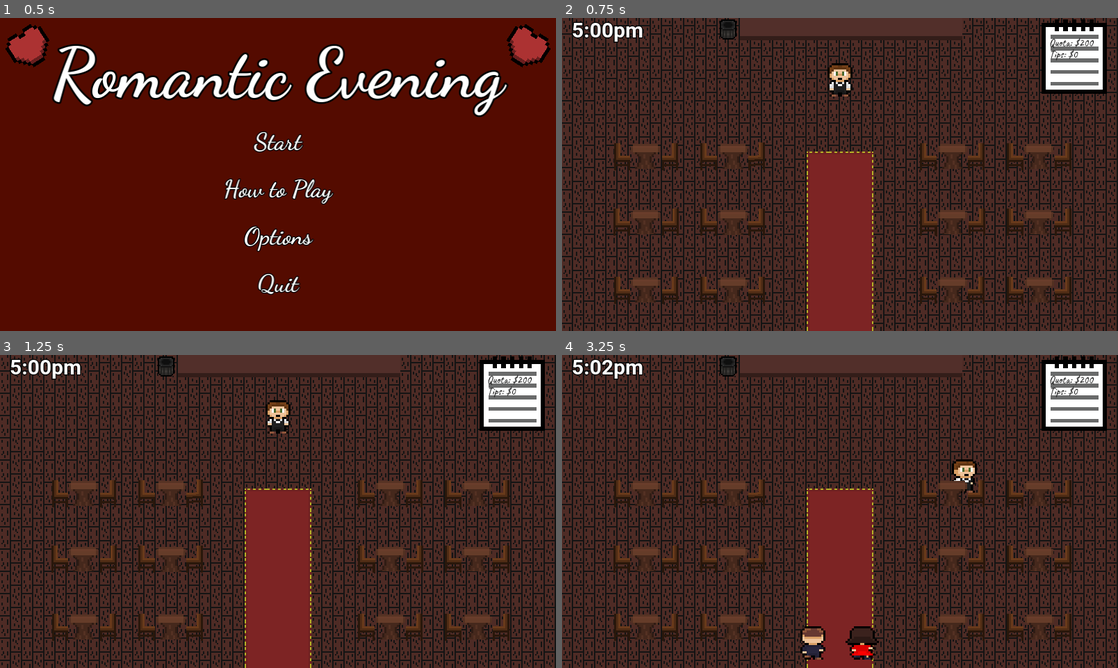
Above: before the commit, frames 1-4 (two rows, left to right).
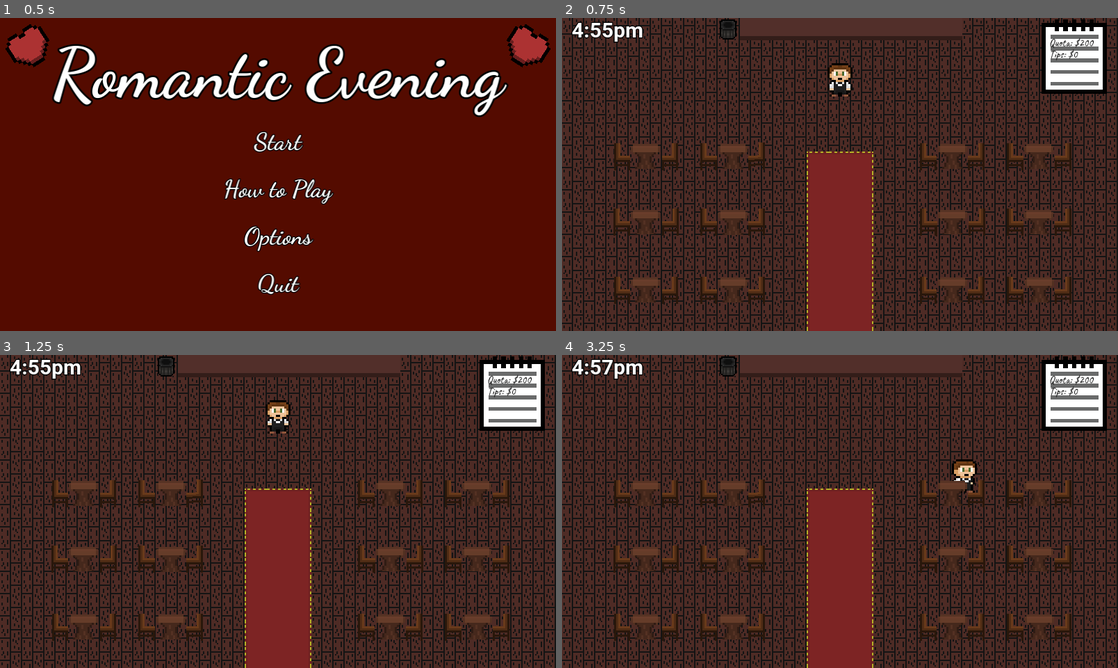
Above: after the commit, the same moments.

Repository: samw-26/Romantic-Evening
Game: Godot game, scene res://Assets/Scenes/title_screen.tscn
Same seed, same stepped clock (60 frames per second), same inputs: the game is played once before the commit and once after it.
Inputs:
- Up to frame 1 (0.5 s): no input
- Up to frame 2 (0.75 s): click "Start" at 0.5 s
- Up to frame 3 (1.25 s): no input
- Up to frame 4 (3.25 s): tap Enter at 1.25 s; hold D (right) 1.28-2.03 s; hold E (take) 1.28-2.03 s; hold S (down) 2.03-2.78 s; tap E (take) at 2.1 s; hold D (right) from 2.78 s (still down); hold E (take) from 2.78 s (still down)

Frame 1 is identical in both runs. In frame 2, 0.2% of the frame differs, in the area x 1-10%, y 1-7%; in frame 3, 0.2%; in frame 4, 1.0%, in the area x 1-57%, y 1-98%.

Commit message:
Starts game at 455 instead of 500

Diff:
--- a/Assets/Scenes/holding.tscn
+++ /dev/null
@@ -1,76 +0,0 @@
-[gd_scene load_steps=5 format=3 uid="uid://dr1p2mqvmt10r"]
-
-[ext_resource type="Texture2D" uid="uid://b2vee5f37yhkq" path="res://Assets/Food/salad.png" id="1_w3mn6"]
-[ext_resource type="Texture2D" uid="uid://1jukbyg3apdg" path="res://Assets/Food/Spaghetti.png" id="2_uwocy"]
-[ext_resource type="Texture2D" uid="uid://bhvc2lkfnv1tl" path="res://Assets/Food/steak.png" id="3_dgqba"]
-
-[sub_resource type="RectangleShape2D" id="RectangleShape2D_t5n04"]
-size = Vector2(132, 132)
-
-[node name="Holding" type="Area2D"]
-scale = Vector2(0.5, 0.5)
-collision_layer = 4
-collision_mask = 0
-
-[node name="Background" type="ColorRect" parent="."]
-anchors_preset = 8
-anchor_left = 0.5
-anchor_top = 0.5
-anchor_right = 0.5
-anchor_bottom = 0.5
-offset_left = -79.0
-offset_top = -79.0
-offset_right = 79.0
-offset_bottom = 79.0
-grow_horizontal = 2
-grow_vertical = 2
-color = Color(0.105882, 0.105882, 0.105882, 1)
-
-[node name="Midground" type="ColorRect" parent="."]
-anchors_preset = 8
-anchor_left = 0.5
-anchor_top = 0.5
-anchor_right = 0.5
-anchor_bottom = 0.5
-offset_left = -70.0
-offset_top = -70.0
-offset_right = 70.0
-offset_bottom = 70.0
-grow_horizontal = 2
-grow_vertical = 2
-color = Color(0.313726, 0.313726, 0.313726, 1)
-
-[node name="Foreground" type="ColorRect" parent="."]
-anchors_preset = 8
-anchor_left = 0.5
-anchor_top = 0.5
-anchor_right = 0.5
-anchor_bottom = 0.5
-offset_left = -60.0
-offset_top = -60.0
-offset_right = 60.0
-offset_bottom = 60.0
-grow_horizontal = 2
-grow_vertical = 2
-
-[node name="Salad" type="Sprite2D" parent="."]
-visible = false
-position = Vector2(0, -8)
-scale = Vector2(8, 8)
-texture = ExtResource("1_w3mn6")
-
-[node name="Spaghetti" type="Sprite2D" parent="."]
-visible = false
-position = Vector2(0, -8)
-scale = Vector2(8, 8)
-texture = ExtResource("2_uwocy")
-
-[node name="Steak" type="Sprite2D" parent="."]
-visible = false
-position = Vector2(0, 1)
-scale = Vector2(7, 7)
-texture = ExtResource("3_dgqba")
-
-[node name="CollisionShape2D" type="CollisionShape2D" parent="."]
-visible = false
-shape = SubResource("RectangleShape2D_t5n04")
--- a/Assets/Scenes/restaurant.gd
+++ b/Assets/Scenes/restaurant.gd
@@ -24,7 +24,7 @@
 	#Start game
 	Global.game_started = true
 	#Wait before starting spawning
-	await get_tree().create_timer(2).timeout
+	await get_tree().create_timer(5).timeout
 	spawn_couple()
 	$SpawnTimer.start()
 
--- a/Assets/Scenes/restaurant.tscn
+++ b/Assets/Scenes/restaurant.tscn
@@ -558,7 +558,7 @@
 
 [node name="Clock" type="Timer" parent="."]
 unique_name_in_owner = true
-wait_time = 300.0
+wait_time = 305.0
 one_shot = true
 
 [connection signal="pressed" from="UI/CanvasLayer/Closing/End of Shift Report/PlayAgain" to="." method="_on_play_again_pressed"]
